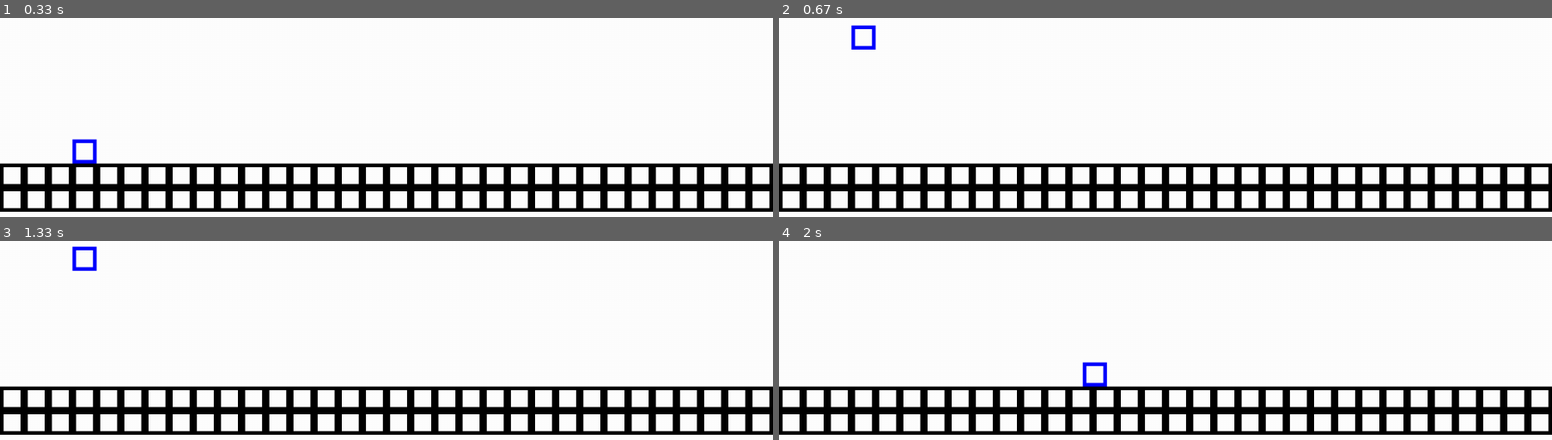
Above: before the commit, frames 1-4 (two rows, left to right).
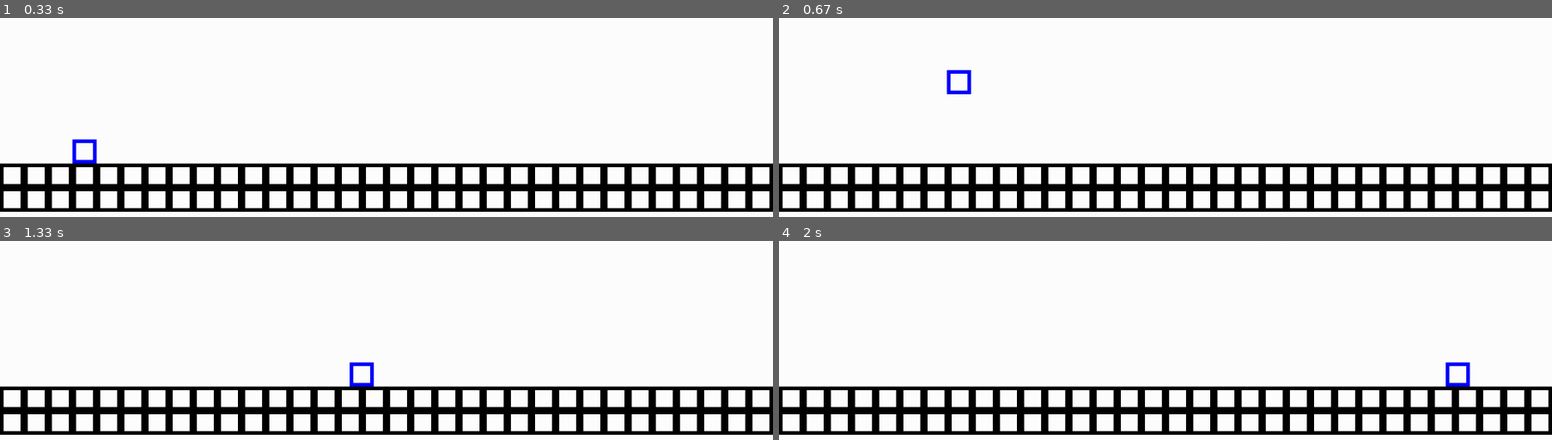
Above: after the commit, the same moments.

Repository: Thickney/PyGameSMB
Game: pygame game, started from SMB.py
Same seed, same stepped clock (60 frames per second), same inputs: the game is played once before the commit and once after it. The source is Python 2; it was converted automatically to run under Python 3.
Inputs:
- Up to frame 1 (0.33 s): no input
- Up to frame 2 (0.67 s): hold Space from 0.33 s (still down); hold D from 0.33 s (still down)
- Up to frame 3 (1.33 s): release Space at 0.8 s; release D at 0.8 s; hold D 0.83-1.3 s; tap Space at 0.9, 1.2 s
- Up to frame 4 (2 s): hold Shift 1.33-1.8 s; hold D 1.33-1.8 s; tap Space at 1.4, 1.7, 1.9 s; hold D from 1.83 s (still down)

Frame 1 is identical in both runs. In frame 2, 0.5% of the frame differs, in the area x 9-25%, y 3-39%; in frame 3, 0.5%; in frame 4, 0.5%.

Commit message:
Movement while jumping and performance boost
Still to do:
- Allow player to start jump from the move state
- Fix upward velocity for jump (should be large and getting smaller)

Diff:
--- a/1-1.txt
+++ b/1-1.txt
@@ -6,12 +6,12 @@
 
 
 
+					  q
 
 
+				  q 	bqbqb
 
-
-
-
-   m
-ggggggggggggggggggggggggggggggggggggggggggg    ggggggggg
-ggggggggggggggggggggggggggggggggggggggggggg    ggggggggg
+						    ppp
+   m   						    ppp
+ggggggggggggggggggggggggggggggggggggggggggggggggggggggg
+ggggggggggggggggggggggggggggggggggggggggggggggggggggggg
--- a/SMB.py
+++ b/SMB.py
@@ -126,7 +126,7 @@
 class Mario (Entity):
     def __init__ (self, x, y, w, h, color):
         Entity.__init__(self, x, y, w, h, color)
-        self.allStates = { "idle":MarioStateIdle(), "move":MarioStateMove(), "run":MarioStateRun(), "jump":MarioStateJump(), "fall":MarioStateFall() }
+        self.allStates = { "idle":MarioStateIdle(), "move":MarioStateMove(), "jump":MarioStateJump(), "fall":MarioStateFall() }
         self.prevState = self.allStates.get("idle")
         self.currState = self.prevState
         self.speed = 0.5
@@ -179,20 +179,33 @@
 # MarioStateMove
 class MarioStateMove (State):
     def enterState (self, entity):
-        return
+        self.run = False
 
     def execute (self, entity, deltaTime):
         key = pygame.key.get_pressed()
+
+        #if key[K_SPACE]:
+         #   entity.changeState("jump")
+
         if key[K_LSHIFT]:
-            mario.changeState("run")
+            self.run = True
 
         if key[K_a]:
-            mario.translate(-(mario.speed) * deltaTime, 0)
+            if self.run:
+                mario.translate(-(mario.speed) * 2 * deltaTime, 0)
+            else:
+                mario.translate(-(mario.speed) * deltaTime, 0)
             mario.direction = "left"
 
         if key[K_d]:
-            mario.translate(mario.speed * deltaTime, 0)
+            if self.run:
+                mario.translate(mario.speed * 2 * deltaTime, 0)
+            else:
+                mario.translate(mario.speed * deltaTime, 0)
             mario.direction = "right"
+
+        if not key[K_LSHIFT]:
+            self.run = False
 
         if not key[K_a] and not key[K_d]:
             mario.changeState("idle")
@@ -202,41 +215,6 @@
 
     def toString (self):
         return "move"
-
-# MarioStateRun
-class MarioStateRun (State):
-    def enterState (self, entity):
-        return
-
-    def execute (self, entity, deltaTime):
-        key = pygame.key.get_pressed()
-
-        # Check if player stopped running.
-        if not key[K_LSHIFT]:
-            if not key[K_a] and not key[K_d]:
-                mario.changeState("idle")
-            if key[K_a]:
-                mario.direction = "left"
-                mario.changeState("move")
-            if key[K_d]:
-                mario.direction = "right"
-                mario.changeState("move")
-
-        # Still running.
-        else:
-            if key[K_a]:
-                mario.translate(-(mario.speed) * deltaTime * 2, 0)
-                mario.direction = "left"
-
-            if key[K_d]:
-                mario.translate(mario.speed * deltaTime * 2, 0)
-                mario.direction = "right"
-
-    def exitState (self, entity):
-        return
-
-    def toString (self):
-        return "run"
 
 # MarioStateJump
 class MarioStateJump (State):
@@ -244,10 +222,18 @@
         mario.dy = 0
         mario.velocity = 0
         self.startHeight = mario.y
-
-    def execute (self, entity, deltaTime):
+        self.dx = 0
+
+    def execute (self, entity, deltaTime):
+        # Check in-air movement.
         key = pygame.key.get_pressed()
-        # Get in-air x-axis movement.
+
+        if key[K_a]:
+            mario.direction = "left"
+            self.dx = -(mario.speed) * deltaTime
+        if key[K_d]:
+            mario.direction = "right"
+            self.dx = mario.speed * deltaTime
 
         # Update upward velocity.
         mario.dy += mario.velocity
@@ -257,7 +243,7 @@
         if mario.y < self.startHeight - mario.jumpHeight:
             mario.changeState("fall")
 
-        mario.translate(0, mario.dy)
+        mario.translate(self.dx, mario.dy)
 
     def exitState (self, entity):
         return
@@ -269,8 +255,18 @@
 class MarioStateFall (State):
     def enterState (self, entity):
         mario.velocity *= -0.95;
-
-    def execute (self, entity, deltaTime):
+        self.dx = 0
+
+    def execute (self, entity, deltaTime):
+        # Check in-air movement.
+        key = pygame.key.get_pressed()
+
+        if key[K_a]:
+            mario.direction = "left"
+            self.dx = -(mario.speed) * deltaTime
+        if key[K_d]:
+            mario.direction = "right"
+            self.dx = mario.speed * deltaTime
 
         # Check if any collisions.
         if (entity.hasCollision):
@@ -284,10 +280,9 @@
             entity.collidingObjects = []
             return
 
-
         mario.dy += mario.velocity
         mario.velocity -= gravity
-        mario.translate(0, mario.dy)
+        mario.translate(self.dx, mario.dy)
 
     def exitState (self, entity):
         return
@@ -363,11 +358,11 @@
         self.checkCollisions()
 
     def checkCollisions (self):
-        for t1 in self.map:
-            for t2 in self.map:
-                if t1 != t2 and t1.rect.colliderect(t2.rect):
-                    t1.addCollision(t2)
-                    t2.addCollision(t1)
+        mario = self.getMario()
+        for tile in self.map:
+            if tile != mario and tile.rect.colliderect(mario.rect):
+                    tile.addCollision(mario)
+                    mario.addCollision(tile)
 
     def getMario (self):
         for tile in self.map:
@@ -408,6 +403,9 @@
 blankTile = ' '
 groundTile = 'g'
 marioTile = 'm'
+pipeTile = 'p'
+blockTile = 'b'
+questionTile = 'q'
 marioColor = blue
 
 # Levels
@@ -415,7 +413,7 @@
 level = LevelOneOne(levelHandle)
 
 # Physics
-gravity = -0.2
+gravity = -0.1
 
 # Game
 screen = pygame.display.set_mode(screenSize)
